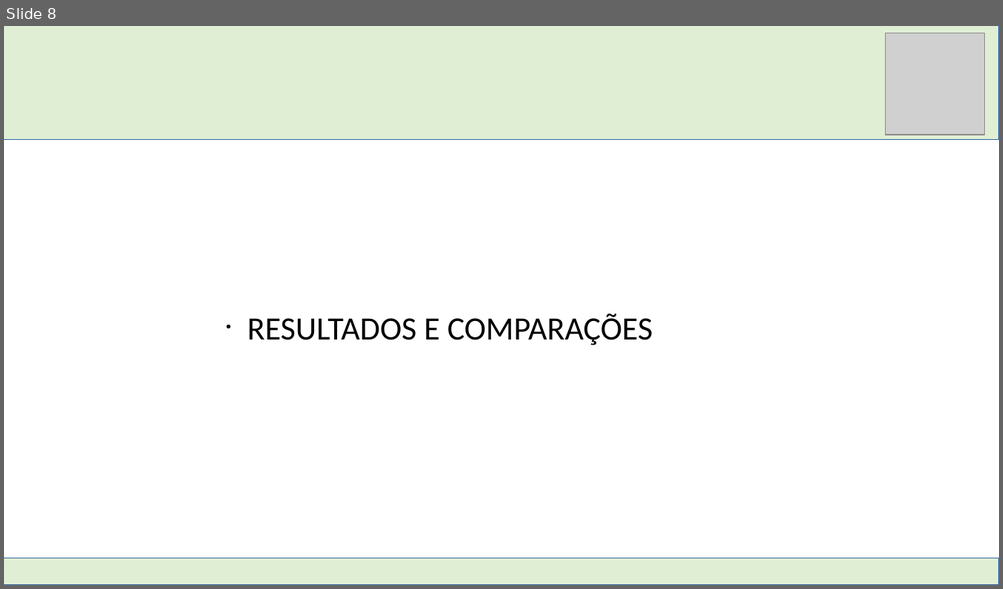
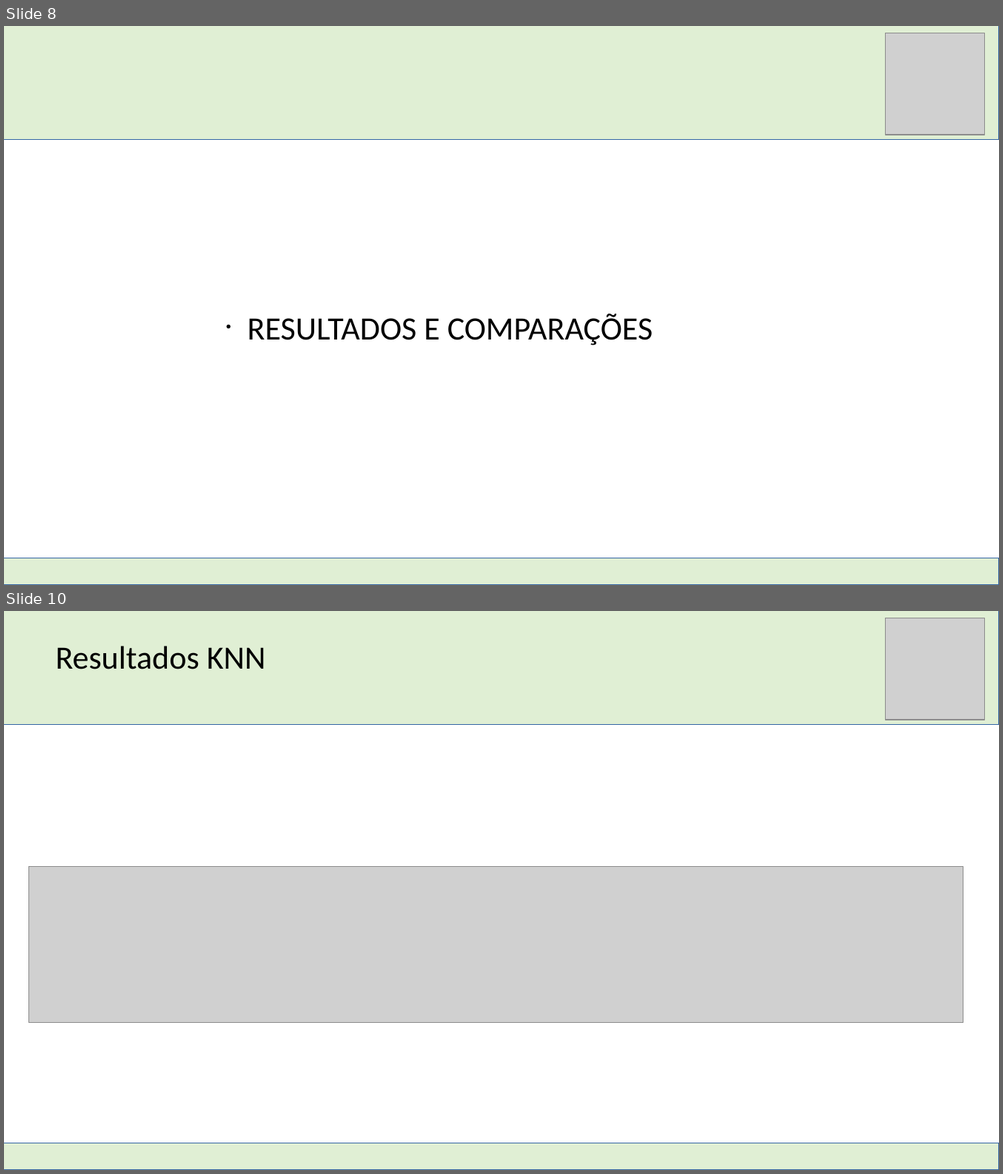
Before and after one commit to DimitriLeandro/ProjetoFinalSistemasInteligentesUFABC, a slide deck: Documentacao/Apresentação SI.odp. Shown one above the other, each under a label of ours: slide 8 before the commit, slides 8 and 10 after it; the slides between them are not shown. The pictures are 1003x589 and 1003x1174 pixels, drawn with LibreOffice and Linux fonts; fonts in the diff are those of the drawing; grey boxes stand for pictures. Boxes give left, top, right and bottom in pixels: in the first picture for what was removed or moved away, otherwise in the second. Text is boxed around its words. In the diff, an @@ line names an element or a change of style, - is before the commit and + after.

```diff
--- a/Documentacao/Apresentação SI.odp
+++ b/Documentacao/Apresentação SI.odp
@@ slide 10 added at bbox=[4, 611, 999, 1170], background #FFFFFF @@
@@ rectangle added at bbox=[4, 611, 999, 725], fill #E0EFD4, outline #3465A4 0 pt @@
@@ picture added at bbox=[885, 618, 984, 721] @@
@@ text added at bbox=[56, 646, 266, 669], 26 pt, text #000000 @@
+Resultados KNN
@@ picture added at bbox=[29, 866, 963, 1022] @@
@@ rectangle added at bbox=[4, 1145, 999, 1170], fill #E0EFD4, outline #3465A4 0 pt @@
```
Also in this commit, not shown: 5 slides changed, 7 other slides added, 6 slides removed, 5 other files.
